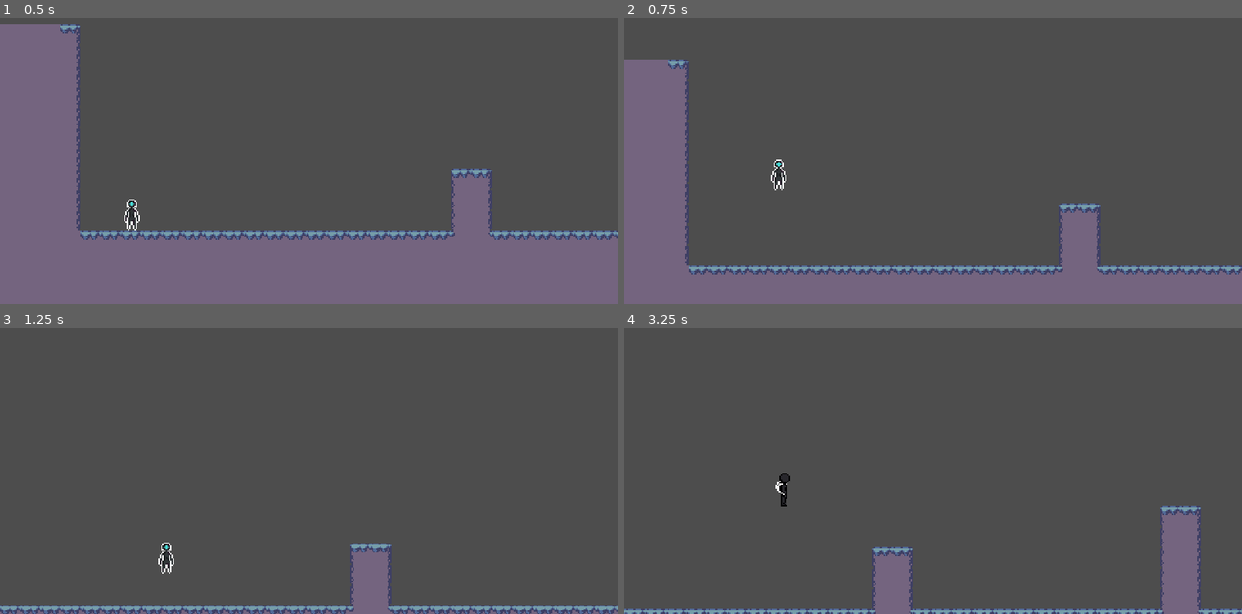
Above: before the commit, frames 1-4 (two rows, left to right).
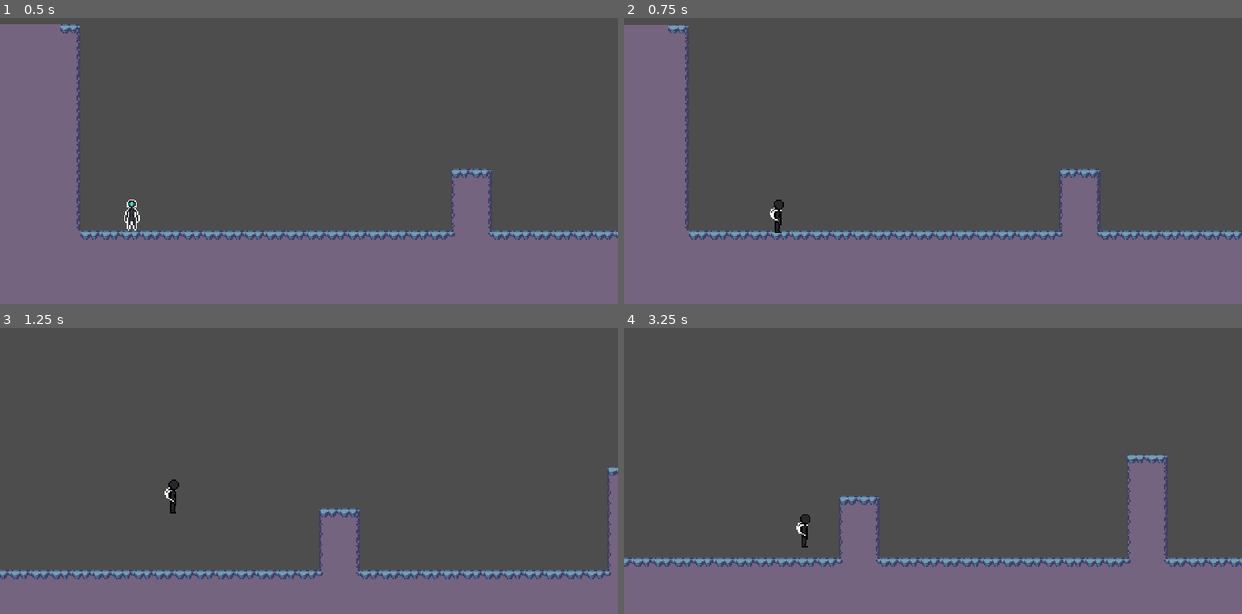
Above: after the commit, the same moments.

Repository: javsorbla/tfg-rotlc
Game: Godot game, scene res://scenes/Tutorial.tscn
Same seed, same stepped clock (60 frames per second), same inputs: the game is played once before the commit and once after it.
Inputs:
- Up to frame 1 (0.5 s): no input
- Up to frame 2 (0.75 s): tap Enter (ui_accept) at 0.5, 0.6 s; hold Right (ui_right) from 0.53 s (still down)
- Up to frame 3 (1.25 s): keep holding Right (ui_right); tap Space (jump, bound only after the commit) at 0.77, 1.07 s; tap Shift (dash, bound only after the commit) at 0.8 s
- Up to frame 4 (3.25 s): tap Shift (dash, bound only after the commit) at 1.35, 3.05 s; tap Space (jump, bound only after the commit) at 1.52, 1.55, 1.82, 2.1, 3.02 s; release Right (ui_right) at 2.03 s; hold Left (ui_left) 2.03-2.78 s; tap Enter (ui_accept) at 2.3, 2.85 s; hold Right (ui_right) from 2.78 s (still down)

Frame 1 is identical in both runs. In frame 2, 14% of the frame differs, in the area x 0-100%, y 2-90%; in frame 3, 16%; in frame 4, 22%, in the area x 0-100%, y 44-100%.

Commit message:
feat: implementar dash

Diff:
--- a/Juego/player/Player.tscn
+++ b/Juego/player/Player.tscn
@@ -41,4 +41,4 @@
 
 [node name="AnimatedSprite2D" type="AnimatedSprite2D" parent="."]
 sprite_frames = SubResource("SpriteFrames_1o3aa")
-animation = &"idle"
+animation = &"jump"
--- a/Juego/player/player.gd
+++ b/Juego/player/player.gd
@@ -1,49 +1,88 @@
 extends CharacterBody2D
-
 
 const SPEED = 150.0
 const JUMP_VELOCITY = -300.0
+const DASH_SPEED = 300.0
+const DASH_DURATION = 0.20
+const DASH_COOLDOWN = 0.5
 
 var can_double_jump = false
 var was_on_floor = false
-var jumped = false
+var is_dashing = false
+var dash_timer = 0.0
+var can_dash = true
+var dash_direction = 1.0
+var dash_cooldown_timer = 0.0
+var air_dash_used = false
 
 func _physics_process(delta: float) -> void:
+
+	if dash_cooldown_timer > 0:
+		dash_cooldown_timer -= delta
+
+	if is_on_floor():
+		air_dash_used = false
+
+	var can_dash = dash_cooldown_timer <= 0 and (is_on_floor() or not air_dash_used)
+
+	if is_dashing:
+		dash_timer -= delta
+		if dash_timer <= 0:
+			is_dashing = false
+			velocity.y = 0
+			velocity.x = dash_direction * SPEED * 0.2
+		else:
+			velocity.x = dash_direction * DASH_SPEED
+			move_and_slide()
+			return
+
+	# Gravedad
 	if not is_on_floor():
 		velocity += get_gravity() * delta
 
-	# Al caerse de plataforma sin saltar, conceder salto
-	if was_on_floor and not is_on_floor() and not jumped:
-		can_double_jump = true
-
-	# Al aterrizar, resetear todo
-	if is_on_floor():
-		can_double_jump = false
-		jumped = false
-
 	# Salto
-	if Input.is_action_just_pressed("ui_accept"):
+	if Input.is_action_just_pressed("jump"):
 		if is_on_floor():
 			velocity.y = JUMP_VELOCITY
 			can_double_jump = true
-			jumped = true
 		elif can_double_jump:
 			velocity.y = JUMP_VELOCITY
 			can_double_jump = false
 
+	# Al caerse de plataforma, conceder doble salto
+	if was_on_floor and not is_on_floor() and velocity.y >= 0:
+		can_double_jump = true
+
+	# Dash
+	if Input.is_action_just_pressed("dash") and can_dash:
+		is_dashing = true
+		dash_timer = DASH_DURATION
+		dash_cooldown_timer = DASH_COOLDOWN
+		if not is_on_floor():
+			air_dash_used = true
+		var dir = Input.get_axis("move_left", "move_right")
+		dash_direction = dir if dir != 0 else (1.0 if not $AnimatedSprite2D.flip_h else -1.0)
+		velocity.y = 0
+
+	# Resetear dash al tocar suelo si ha pasado el cooldown
+	if is_on_floor() and dash_cooldown_timer <= 0:
+		can_dash = true
+
+	# Guardar estado del suelo ANTES de move_and_slide
 	was_on_floor = is_on_floor()
 
-	var direction := Input.get_axis("ui_left", "ui_right")
+	var direction := Input.get_axis("move_left", "move_right")
 	if direction:
 		velocity.x = direction * SPEED
 	else:
-		velocity.x = move_toward(velocity.x, 0, SPEED)
+		velocity.x = move_toward(velocity.x, 0, SPEED * 3)
 
 	move_and_slide()
 	_update_animation()
 
-
 func _update_animation():
+	if is_dashing:
+		return
 	if not is_on_floor():
 		pass
 	elif velocity.x != 0:
@@ -51,7 +90,6 @@
 	else:
 		$AnimatedSprite2D.play("idle")
 
-	# Voltear el sprite según dirección
 	if velocity.x > 0:
 		$AnimatedSprite2D.flip_h = false
 	elif velocity.x < 0:
--- a/Juego/project.godot
+++ b/Juego/project.godot
@@ -24,6 +24,65 @@
 window/size/window_height_override=1080
 window/stretch/mode="canvas_items"
 
+[input]
+
+move_left={
+"deadzone": 0.5,
+"events": [Object(InputEventKey,"resource_local_to_scene":false,"resource_name":"","device":0,"window_id":0,"alt_pressed":false,"shift_pressed":false,"ctrl_pressed":false,"meta_pressed":false,"pressed":false,"keycode":0,"physical_keycode":4194319,"key_label":0,"unicode":0,"location":0,"echo":false,"script":null)
+, Object(InputEventJoypadButton,"resource_local_to_scene":false,"resource_name":"","device":-1,"button_index":13,"pressure":0.0,"pressed":false,"script":null)
+, Object(InputEventKey,"resource_local_to_scene":false,"resource_name":"","device":0,"window_id":0,"alt_pressed":false,"shift_pressed":false,"ctrl_pressed":false,"meta_pressed":false,"pressed":false,"keycode":0,"physical_keycode":65,"key_label":0,"unicode":0,"location":0,"echo":false,"script":null)
+]
+}
+move_right={
+"deadzone": 0.5,
+"events": [Object(InputEventKey,"resource_local_to_scene":false,"resource_name":"","device":0,"window_id":0,"alt_pressed":false,"shift_pressed":false,"ctrl_pressed":false,"meta_pressed":false,"pressed":false,"keycode":0,"physical_keycode":4194321,"key_label":0,"unicode":0,"location":0,"echo":false,"script":null)
+, Object(InputEventJoypadButton,"resource_local_to_scene":false,"resource_name":"","device":-1,"button_index":14,"pressure":0.0,"pressed":false,"script":null)
+, Object(InputEventKey,"resource_local_to_scene":false,"resource_name":"","device":0,"window_id":0,"alt_pressed":false,"shift_pressed":false,"ctrl_pressed":false,"meta_pressed":false,"pressed":false,"keycode":0,"physical_keycode":68,"key_label":0,"unicode":0,"location":0,"echo":false,"script":null)
+]
+}
+jump={
+"deadzone": 0.5,
+"events": [Object(InputEventJoypadButton,"resource_local_to_scene":false,"resource_name":"","device":-1,"button_index":0,"pressure":0.0,"pressed":false,"script":null)
+, Object(InputEventKey,"resource_local_to_scene":false,"resource_name":"","device":0,"window_id":0,"alt_pressed":false,"shift_pressed":false,"ctrl_pressed":false,"meta_pressed":false,"pressed":false,"keycode":0,"physical_keycode":32,"key_label":0,"unicode":0,"location":0,"echo":false,"script":null)
+]
+}
+dash={
+"deadzone": 0.5,
+"events": [Object(InputEventKey,"resource_local_to_scene":false,"resource_name":"","device":0,"window_id":0,"alt_pressed":false,"shift_pressed":false,"ctrl_pressed":false,"meta_pressed":false,"pressed":false,"keycode":0,"physical_keycode":4194325,"key_label":0,"unicode":0,"location":0,"echo":false,"script":null)
+, Object(InputEventJoypadMotion,"resource_local_to_scene":false,"resource_name":"","device":-1,"axis":5,"axis_value":1.0,"script":null)
+]
+}
+power_cyan={
+"deadzone": 0.5,
+"events": [Object(InputEventKey,"resource_local_to_scene":false,"resource_name":"","device":0,"window_id":0,"alt_pressed":false,"shift_pressed":false,"ctrl_pressed":false,"meta_pressed":false,"pressed":false,"keycode":0,"physical_keycode":49,"key_label":0,"unicode":0,"location":0,"echo":false,"script":null)
+, Object(InputEventJoypadMotion,"resource_local_to_scene":false,"resource_name":"","device":-1,"axis":4,"axis_value":1.0,"script":null)
+]
+}
+power_red={
+"deadzone": 0.5,
+"events": [Object(InputEventKey,"resource_local_to_scene":false,"resource_name":"","device":0,"window_id":0,"alt_pressed":false,"shift_pressed":false,"ctrl_pressed":false,"meta_pressed":false,"pressed":false,"keycode":0,"physical_keycode":50,"key_label":0,"unicode":0,"location":0,"echo":false,"script":null)
+, Object(InputEventJoypadButton,"resource_local_to_scene":false,"resource_name":"","device":-1,"button_index":9,"pressure":0.0,"pressed":false,"script":null)
+]
+}
+power_yellow={
+"deadzone": 0.5,
+"events": [Object(InputEventKey,"resource_local_to_scene":false,"resource_name":"","device":0,"window_id":0,"alt_pressed":false,"shift_pressed":false,"ctrl_pressed":false,"meta_pressed":false,"pressed":false,"keycode":0,"physical_keycode":51,"key_label":0,"unicode":0,"location":0,"echo":false,"script":null)
+, Object(InputEventJoypadButton,"resource_local_to_scene":false,"resource_name":"","device":-1,"button_index":10,"pressure":0.0,"pressed":false,"script":null)
+]
+}
+attack={
+"deadzone": 0.5,
+"events": [Object(InputEventKey,"resource_local_to_scene":false,"resource_name":"","device":0,"window_id":0,"alt_pressed":false,"shift_pressed":false,"ctrl_pressed":false,"meta_pressed":false,"pressed":false,"keycode":0,"physical_keycode":74,"key_label":0,"unicode":0,"location":0,"echo":false,"script":null)
+, Object(InputEventKey,"resource_local_to_scene":false,"resource_name":"","device":0,"window_id":0,"alt_pressed":false,"shift_pressed":false,"ctrl_pressed":false,"meta_pressed":false,"pressed":false,"keycode":0,"physical_keycode":90,"key_label":0,"unicode":0,"location":0,"echo":false,"script":null)
+, Object(InputEventJoypadButton,"resource_local_to_scene":false,"resource_name":"","device":-1,"button_index":2,"pressure":0.0,"pressed":false,"script":null)
+]
+}
+pause={
+"deadzone": 0.5,
+"events": [Object(InputEventKey,"resource_local_to_scene":false,"resource_name":"","device":0,"window_id":0,"alt_pressed":false,"shift_pressed":false,"ctrl_pressed":false,"meta_pressed":false,"pressed":false,"keycode":0,"physical_keycode":4194305,"key_label":0,"unicode":0,"location":0,"echo":false,"script":null)
+]
+}
+
 [rendering]
 
 textures/canvas_textures/default_texture_filter=0
